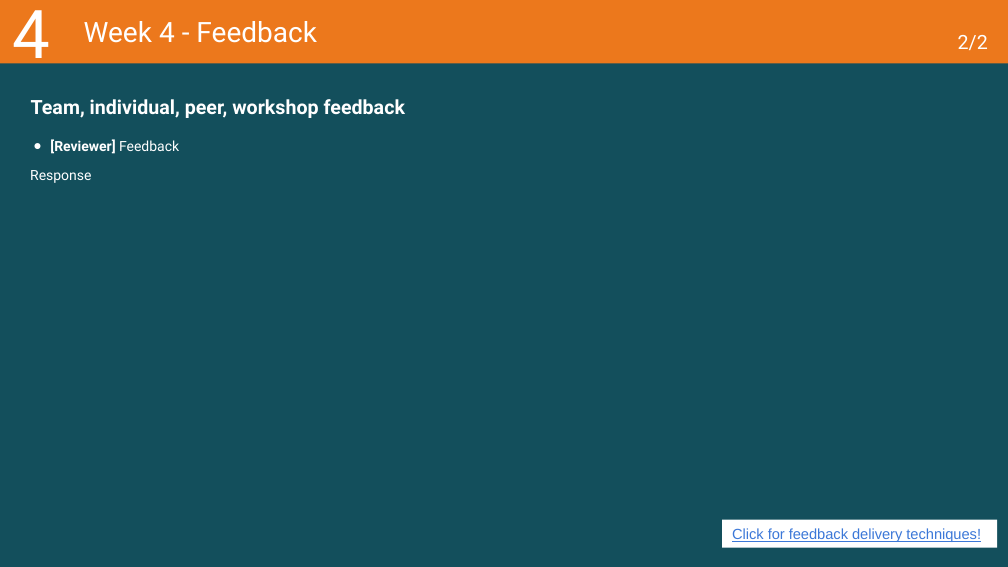
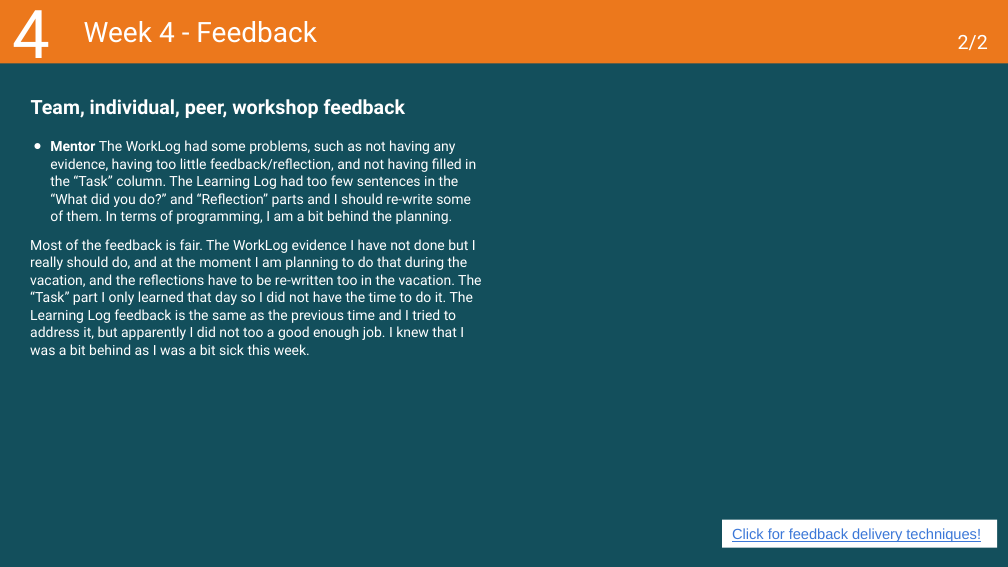
Before and after one commit to MaksBurchard240894/HFG7, a slide deck: slide 16 of Deliverables/Learning Log - Y1B-2024-25_ADSAI.pptx. Drawn at 1008x567 pixels with LibreOffice and Linux fonts; fonts in the diff are those of the drawing. Boxes give left, top, right and bottom in pixels: in the first picture for what was removed or moved away, otherwise in the second. Text is boxed around its words. In the diff, an @@ line names an element or a change of style, - is before the commit and + after.

```diff
--- a/Deliverables/Learning Log - Y1B-2024-25_ADSAI.pptx
+++ b/Deliverables/Learning Log - Y1B-2024-25_ADSAI.pptx
@@ text at <box>30,140,481,355</box>: text changed @@
-● [Reviewer] Feedback
-Response
+● Mentor The WorkLog had some problems, such as not having any evidence, having too little feedback/reflection, and not having filled in the “Task” column. The Learning Log had too few sentences in the “What did you do?” and “Reflection” parts and I should re-write some of them. In terms of programming, I am a bit behind the planning.
+Most of the feedback is fair. The WorkLog evidence I have not done but I really should do, and at the moment I am planning to do that during the vacation, and the reflections have to be re-written too in the vacation. The “Task” part I only learned that day so I did not have the time to do it. The Learning Log feedback is the same as the previous time and I tried to address it, but apparently I did not too a good enough job. I knew that I was a bit behind as I was a bit sick this week.
```
Also in this commit, not shown: 1 other slide changed, 5 other files.
